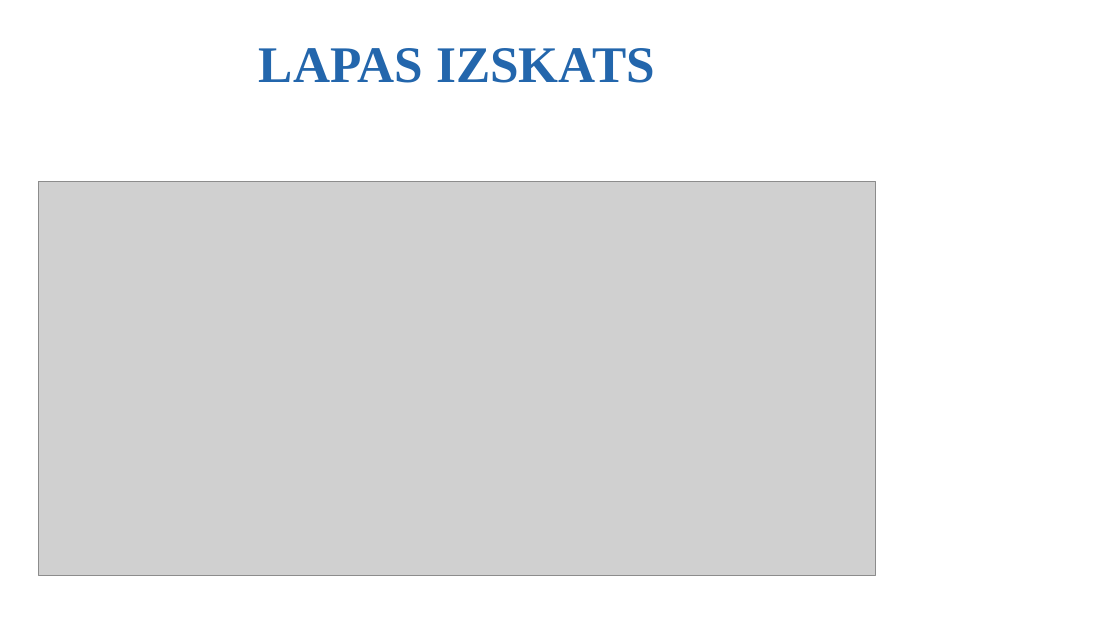
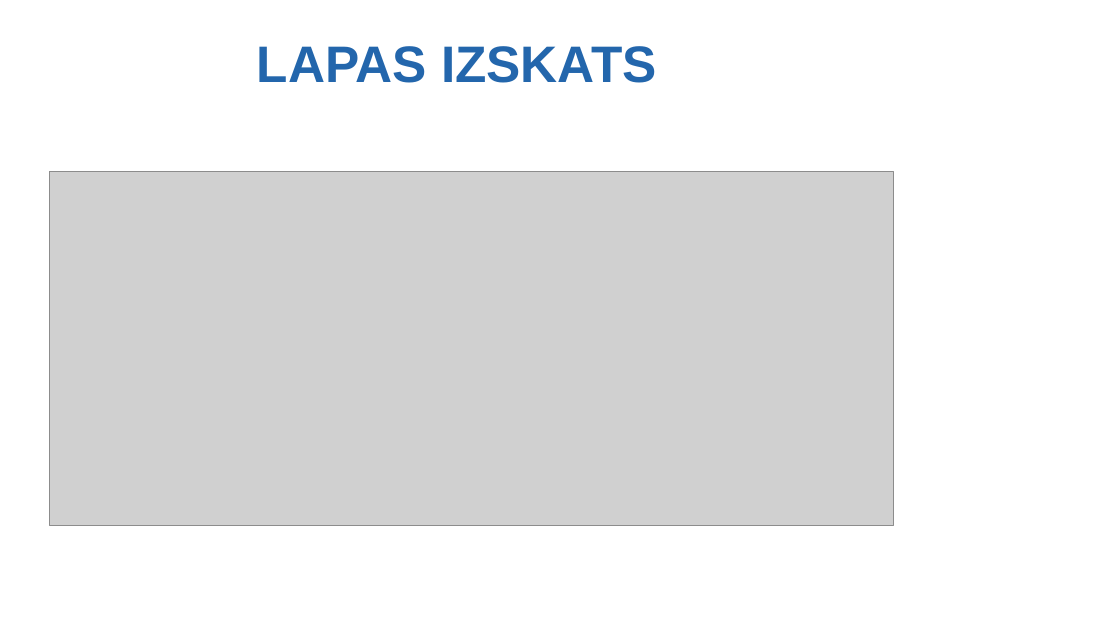
Before and after one commit to rvt-prog-kval-24/DP42-Valent-nsKaspers-Gr-matved-basAutomatiz-cijasT-mek-aVietne, a slide deck: slide 10 of documentation/Kvalifikacija darbs Valentīns Kaspers DP4-2.pptx (slide 9 before the commit). Drawn at 1120x630 pixels with LibreOffice and Linux fonts; fonts in the diff are those of the drawing; grey boxes stand for pictures; background and template pictures are left out. Boxes give left, top, right and bottom in pixels: in the first picture for what was removed or moved away, otherwise in the second. Text is boxed around its words. In the diff, an @@ line names an element or a change of style, - is before the commit and + after.

```diff
--- a/documentation/Kvalifikacija darbs Valentīns Kaspers DP4-2.pptx
+++ b/documentation/Kvalifikacija darbs Valentīns Kaspers DP4-2.pptx
@@ title "LAPAS IZSKATS" at [257, 46, 657, 83]: font Times New Roman to Arial @@
@@ picture: place and size @@
-picture at [39, 181, 876, 576]
+picture at [49, 171, 893, 526]
```
Also in this commit, not shown: 6 other slides changed, 4 slides added, 3 slides removed, 1 other file.
